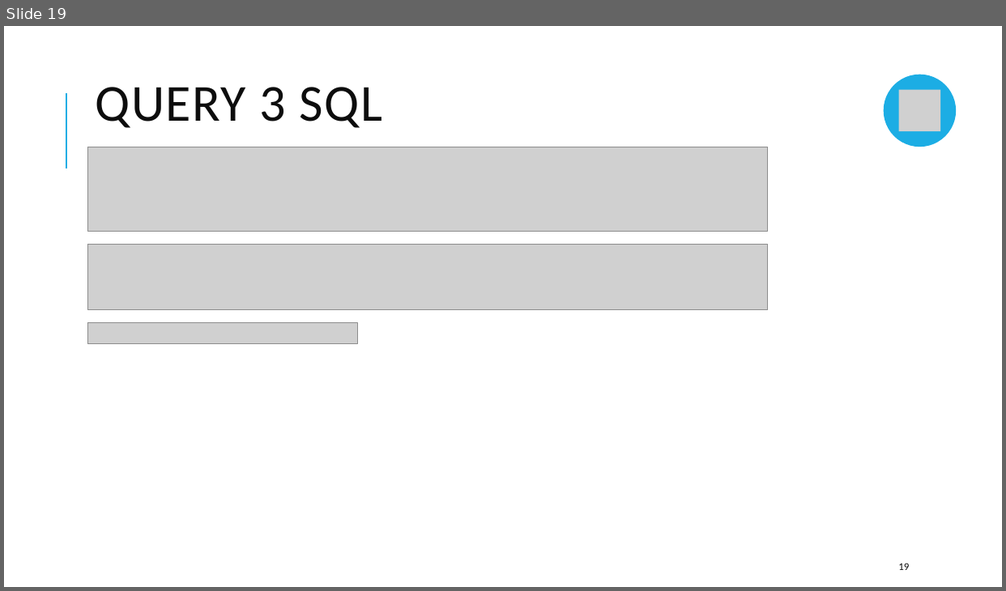
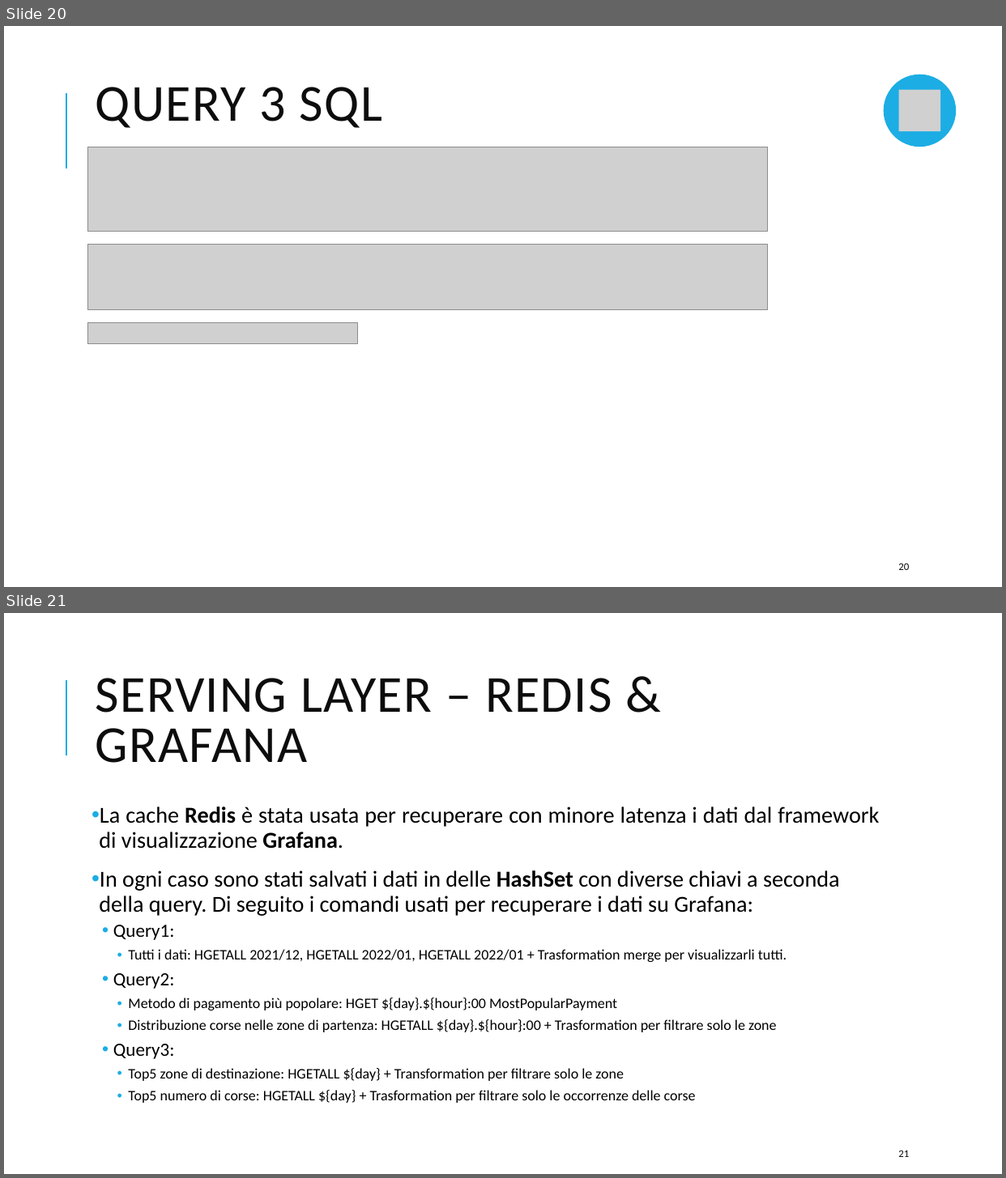
Before and after one commit to Diana0422/SABD-project1, a slide deck: Reports/SABD-presentazione1.pptx. Shown one above the other, each under a label of ours: slide 19 before the commit, slides 20 and 21 after it. The pictures are 1006x591 and 1006x1178 pixels, drawn with LibreOffice and Linux fonts; fonts in the diff are those of the drawing; grey boxes stand for pictures. Boxes give left, top, right and bottom in pixels: in the first picture for what was removed or moved away, otherwise in the second. Text is boxed around its words. In the diff, an @@ line names an element or a change of style, - is before the commit and + after.

```diff
--- a/Reports/SABD-presentazione1.pptx
+++ b/Reports/SABD-presentazione1.pptx
@@ slide 21 added at <box>4,613,1002,1174</box>, background #FFFFFF; not listed: 1 template element that a slide beside it also shows @@
@@ title added at <box>96,678,612,763</box>, 50 pt, text #0D0D0D @@
+SERVING LAYER – REDIS & GRAFANA
@@ text added at <box>99,807,879,1103</box>, 14 pt, text #000000 @@
+• La cache Redis è stata usata per recuperare con minore latenza i dati dal framework di visualizzazione Grafana.
+• In ogni caso sono stati salvati i dati in delle HashSet con diverse chiavi a seconda della query. Di seguito i comandi usati per recuperare i dati su Grafana:
+  • Query1:
+    • Tutti i dati: HGETALL 2021/12, HGETALL 2022/01, HGETALL 2022/01 + Trasformation merge per visualizzarli tutti.
+  • Query2:
+    • Metodo di pagamento più popolare: HGET ${day}.${hour}:00 MostPopularPayment
+    • Distribuzione corse nelle zone di partenza: HGETALL ${day}.${hour}:00 + Trasformation per filtrare solo le zone
+  • Query3:
+    • Top5 zone di destinazione: HGETALL ${day} + Transformation per filtrare solo le zone
+    • Top5 numero di corse: HGETALL ${day} + Trasformation per filtrare solo le occorrenze delle corse
@@ page number added at <box>898,1150,909,1157</box>, 10 pt, text #0D0D0D @@
+21
@@ what was slide 19 is now slide 20 @@
@@ page number at <box>898,563,909,570</box>: text changed @@
-19
+20
```
Also in this commit, not shown: 8 slides changed, 2 other slides added, 1 slide removed, 1 other file.
